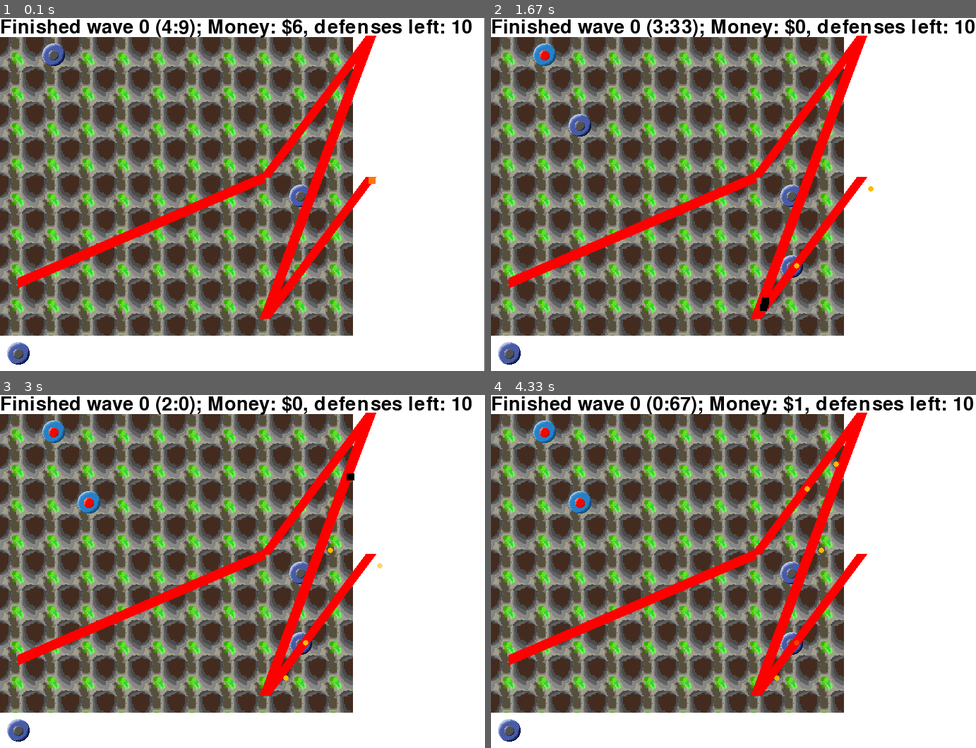
Above: before the commit, frames 1-4 (two rows, left to right).
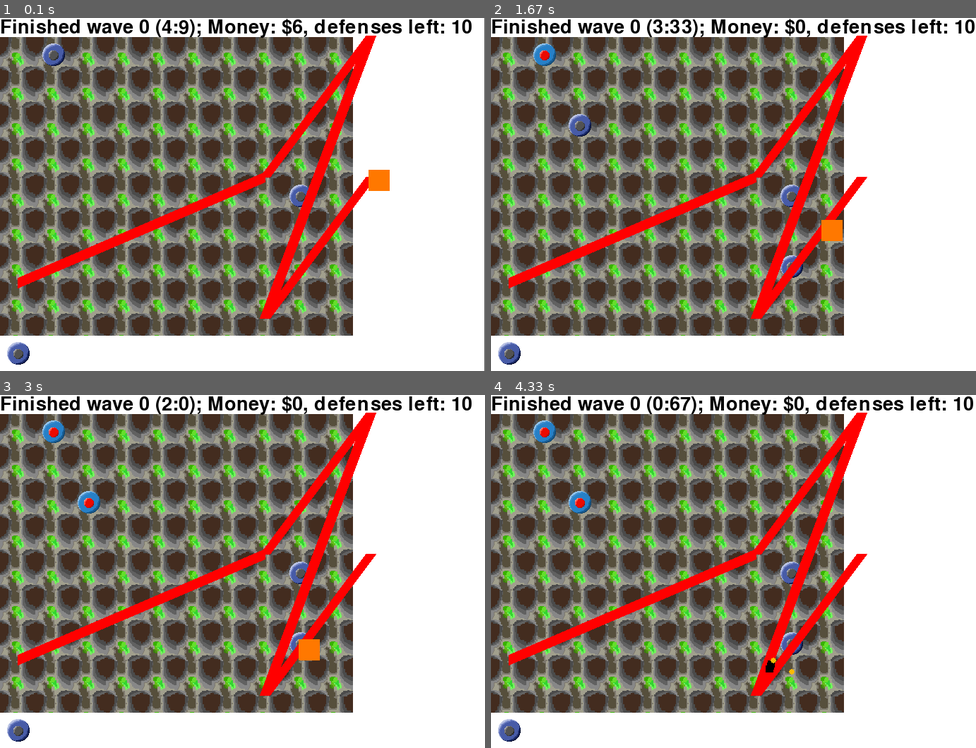
Above: after the commit, the same moments.

Repository: sillypantscoder/pygametowerdefense
Game: pygame game, started from main.py
Same seed, same stepped clock (60 frames per second), same inputs: the game is played once before the commit and once after it.
Inputs (mouse positions are in pixels of both pictures, inside the frame that each line leads up to):
- Up to frame 1 (0.1 s): no input
- Up to frame 2 (1.67 s): press the mouse at (733, 353) at 0.37 s; move the mouse to (655, 247) at 0.47 s; release the mouse at (583, 141) at 0.6 s; press the mouse at (733, 353) at 0.7 s; move the mouse to (757, 318) at 0.8 s; release the mouse at (777, 282) at 0.93 s
- Up to frame 3 (3 s): no input
- Up to frame 4 (4.33 s): no input

The runs differ from the first frame. In frame 1, 0.2% of the frame differs, in the area x 75-81%, y 43-49%; in frame 2, 0.3%, in the area x 55-79%, y 47-83%; in frame 3, 0.3%; in frame 4, 0.2%.

Commit message:
Added entity health & Strong Enemy

Diff:
--- a/main.py
+++ b/main.py
@@ -69,6 +69,7 @@
 		self.pos = self.route[0].copy()
 		self.prevpos = self.route.pop(0)
 		self.ticks = 0
+		self.health = 10
 		entities.append(self)
 		self.initcustom()
 	def tick(self):
@@ -88,6 +89,9 @@
 			self.prevpos = self.route.pop(0)
 			self.ticks = 0
 		self.tickcustom()
+	def hit(self, hp):
+		self.health -= hp
+		if self.health <= 0: self.die()
 
 class Enemy(Mob):
 	speed = 0.03
@@ -96,8 +100,10 @@
 
 class SplitEnemy(Enemy):
 	speed = 0.01
-	def draw(self):
-		r = pygame.Surface((10, 10))
+	def initcustom(self):
+		self.health = 50
+	def draw(self):
+		r = pygame.Surface((30, 30))
 		r.fill((255, 120, 0))
 		return r
 	def despawn(self):
@@ -107,6 +113,18 @@
 			x.route.insert(0, self.route[0].copy())
 			x.pos = [self.pos[0] + (random.choice(range(-40, 40, 5)) / 100), self.pos[1] + (random.choice(range(-40, 40, 5)) / 100)]
 			x.prevpos = x.pos.copy()
+
+class StrongEnemy(Enemy):
+	speed = 0.01
+	def initcustom(self):
+		self.health = 150
+	def draw(self):
+		r = pygame.Surface((30, 30))
+		r.fill((255, 0, 255))
+		return r
+	def despawn(self):
+		for i in range(20):
+			Coins(self.pos[0] + (random.choice(range(-40, 40, 5)) / 100), self.pos[1] + (random.choice(range(-40, 40, 5)) / 100))
 
 class Coins(Entity):
 	def draw(self):
@@ -202,7 +220,7 @@
 					e = es[0]
 					if dist((x, y), e.pos) < 2:
 						pygame.draw.line(board, RED, cellnos_to_pixels(x, y), cellnos_to_pixels(*e.pos))
-						e.die()
+						e.hit(10)
 						BOARD[x][y] = 99
 			elif BOARD[x][y] < 100:
 				board.blit(textures["tower"], cellrect)
